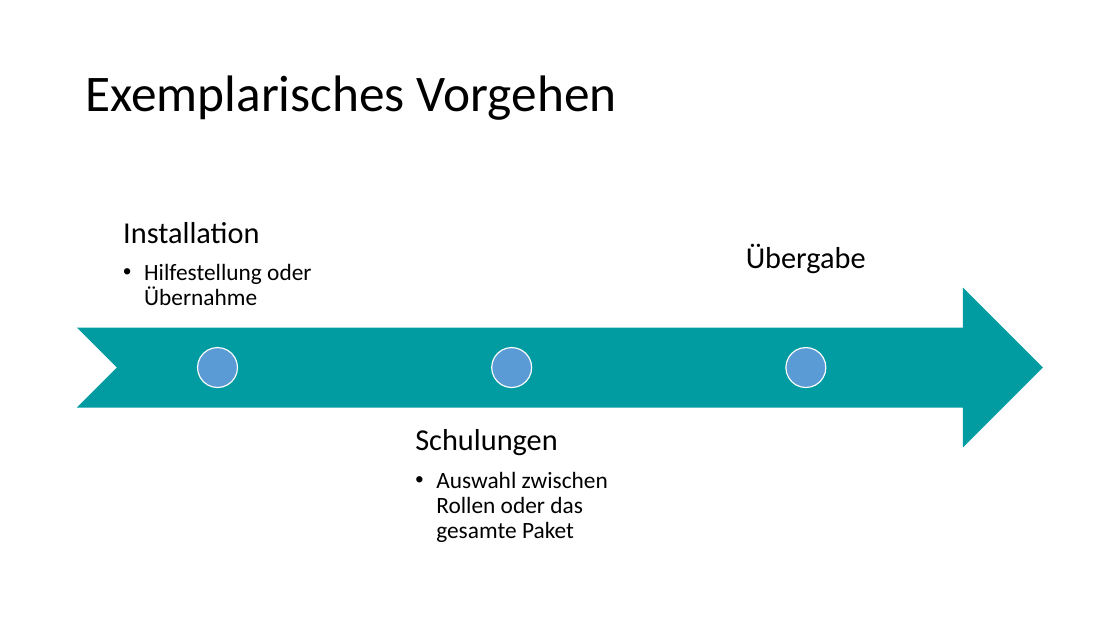
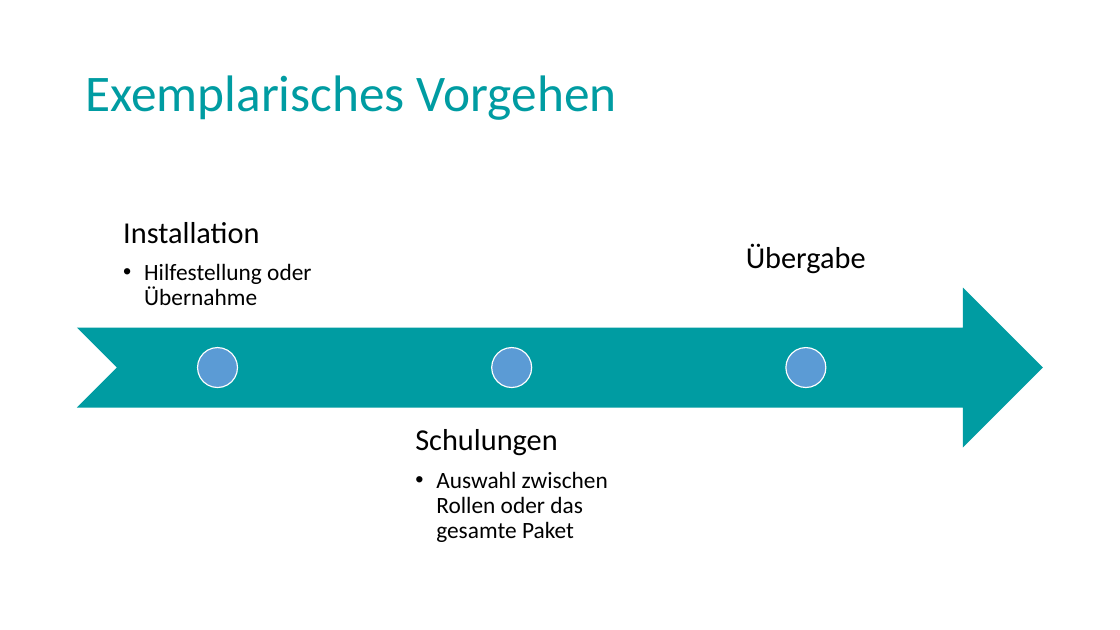
Before and after one commit to Masterarth/PM, a slide deck: slide 14 of documents/projectmanagement/Praesentationen/Abschlusspräsentation_v2.pptx. Drawn at 1120x630 pixels with LibreOffice and Linux fonts; fonts in the diff are those of the drawing. Boxes give left, top, right and bottom in pixels: in the first picture for what was removed or moved away, otherwise in the second. Text is boxed around its words. In the diff, an @@ line names an element or a change of style, - is before the commit and + after.

```diff
--- a/documents/projectmanagement/Praesentationen/Abschlusspräsentation_v2.pptx
+++ b/documents/projectmanagement/Praesentationen/Abschlusspräsentation_v2.pptx
@@ title "Exemplarisches Vorgehen" at [85, 75, 617, 120]: text colour #000000 to #009CA2 @@
```
Also in this commit, not shown: 3 other slides changed.
